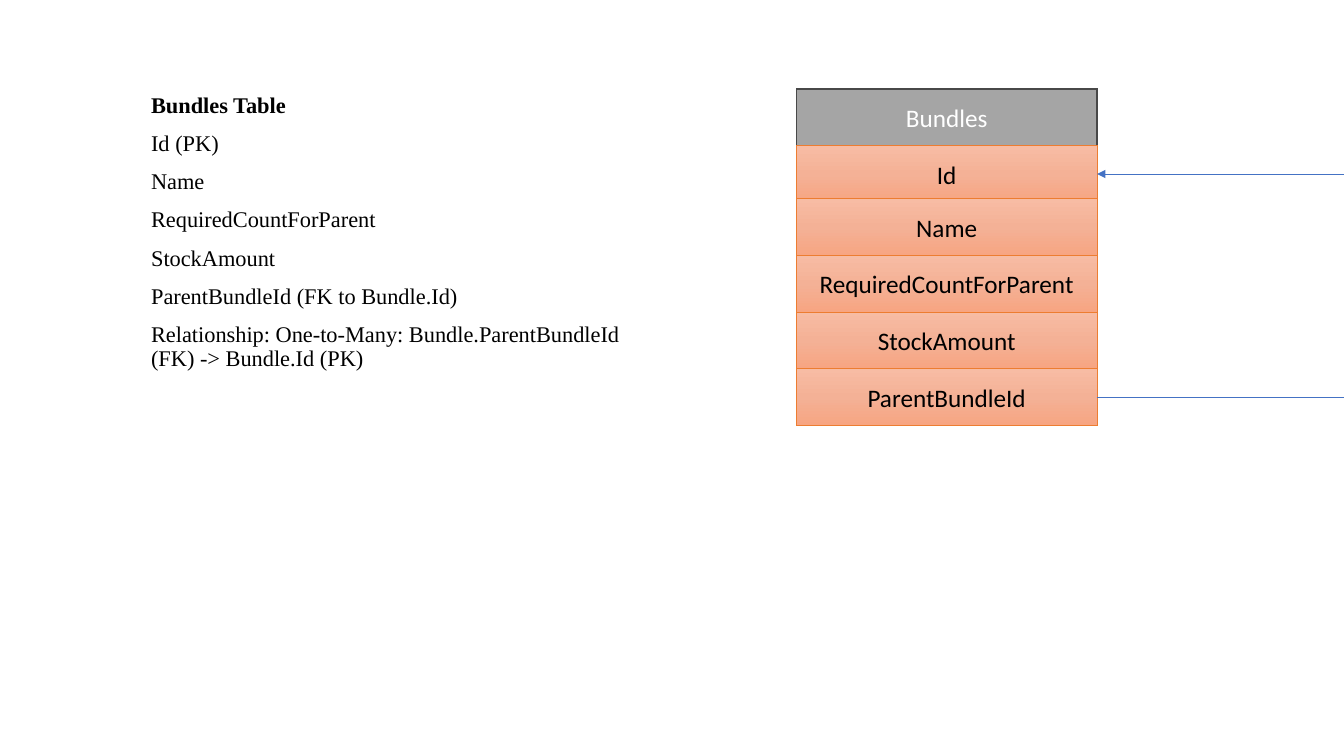
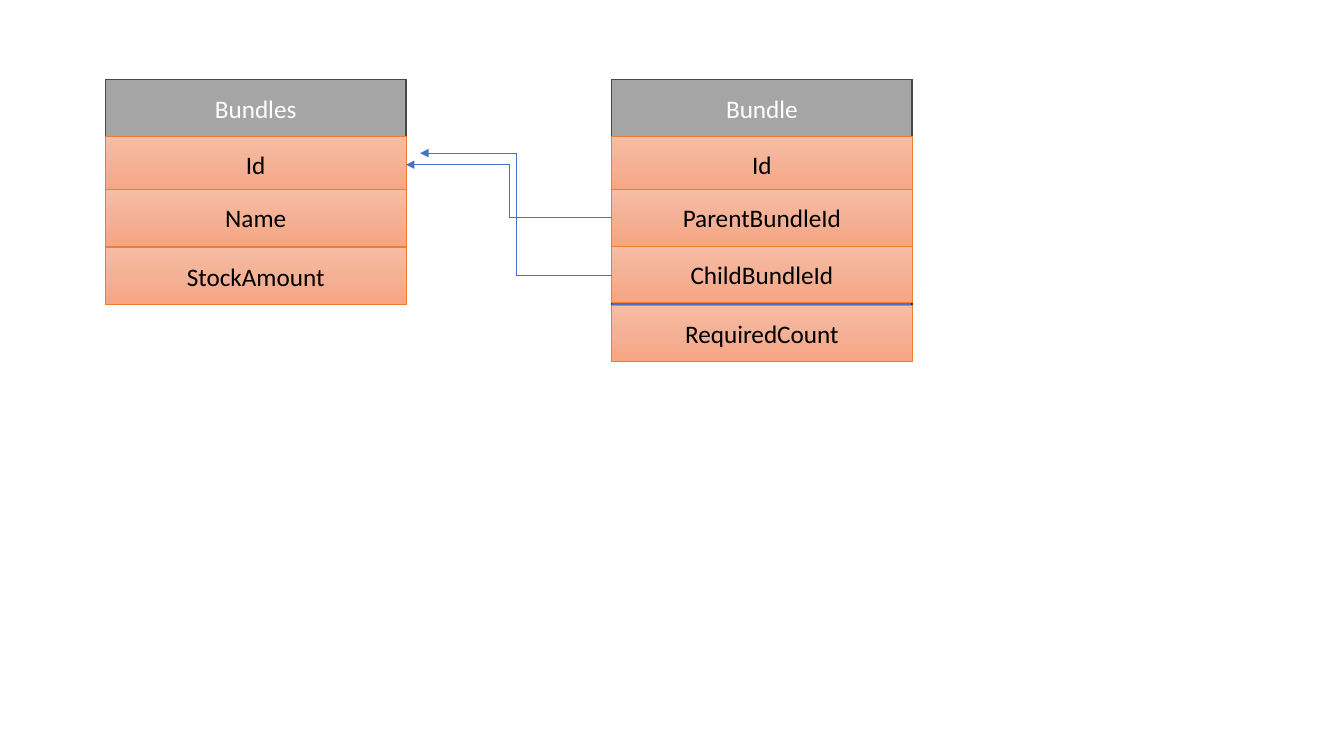
Before and after one commit to RamizVa1iyev/BundleProblem, a slide deck: slide 1 of RepresentingRelationalSchema.pptx. Drawn at 1344x756 pixels with LibreOffice and Linux fonts; fonts in the diff are those of the drawing. Boxes give left, top, right and bottom in pixels: in the first picture for what was removed or moved away, otherwise in the second. Text is boxed around its words. In the diff, an @@ line names an element or a change of style, - is before the commit and + after.

```diff
--- a/RepresentingRelationalSchema.pptx
+++ b/RepresentingRelationalSchema.pptx
@@ rectangle: place and size @@
-rectangle at (797, 89, 1097, 425)
+rectangle at (106, 80, 406, 304)
@@ rectangle added at (612, 80, 912, 362), fill #4472C4, outline #1E3256 1 pt @@
@@ rectangle added at (612, 80, 912, 136), fill #A5A5A5, outline #484848 1 pt, 18 pt, text #FFFFFF @@
+Bundle
@@ subtitle removed at (151, 97, 619, 371) @@
-Bundles Table
-Id (PK)
-Name
-RequiredCountForParent
-StockAmount
-ParentBundleId (FK to Bundle.Id)
-Relationship: One-to-Many: Bundle.ParentBundleId (FK) -> Bundle.Id (PK)
@@ rectangle added at (612, 136, 912, 193), fill gradient #F7BDA5 to #F5B196 to #F8A582, outline #ED7D31 0.5 pt, 18 pt, text #000000 @@
+Id
@@ elbow arrow added from (612, 218) to (406, 164), #4472C4 0.5 pt @@
@@ elbow arrow added from (612, 275) to (420, 153), #4472C4 0.5 pt @@
@@ elbow arrow removed from (1097, 397) to (1097, 174) @@
@@ 3 rectangles: place and size @@
-3 rectangles at (797, 89, 1097, 255)
+3 rectangles at (106, 80, 406, 246)
@@ rectangle "ParentBundleId": place and size @@
-rectangle "ParentBundleId" at (797, 369, 1097, 425)
+rectangle "ParentBundleId" at (612, 190, 912, 246)
@@ rectangle "StockAmount": place and size @@
-rectangle "StockAmount" at (797, 313, 1097, 369)
+rectangle "StockAmount" at (106, 248, 406, 304)
@@ rectangle added at (612, 246, 912, 302), fill gradient #F7BDA5 to #F5B196 to #F8A582, outline #ED7D31 0.5 pt, 18 pt, text #000000 @@
+ChildBundleId
@@ rectangle removed at (797, 255, 1097, 312) @@
-RequiredCountForParent
@@ rectangle added at (612, 306, 912, 362), fill gradient #F7BDA5 to #F5B196 to #F8A582, outline #ED7D31 0.5 pt, 18 pt, text #000000 @@
+RequiredCount
```
Also in this commit, not shown: 10 other files.
